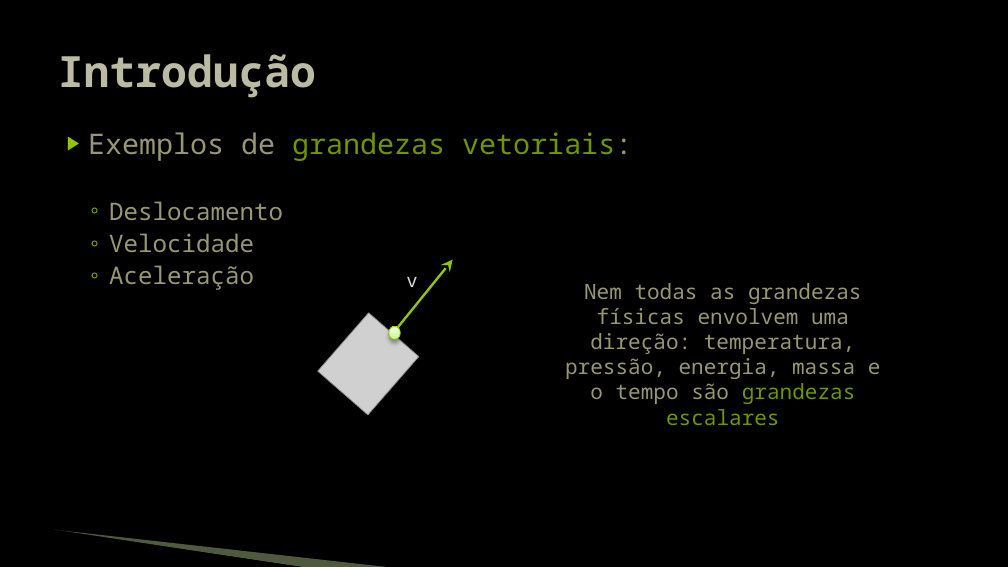
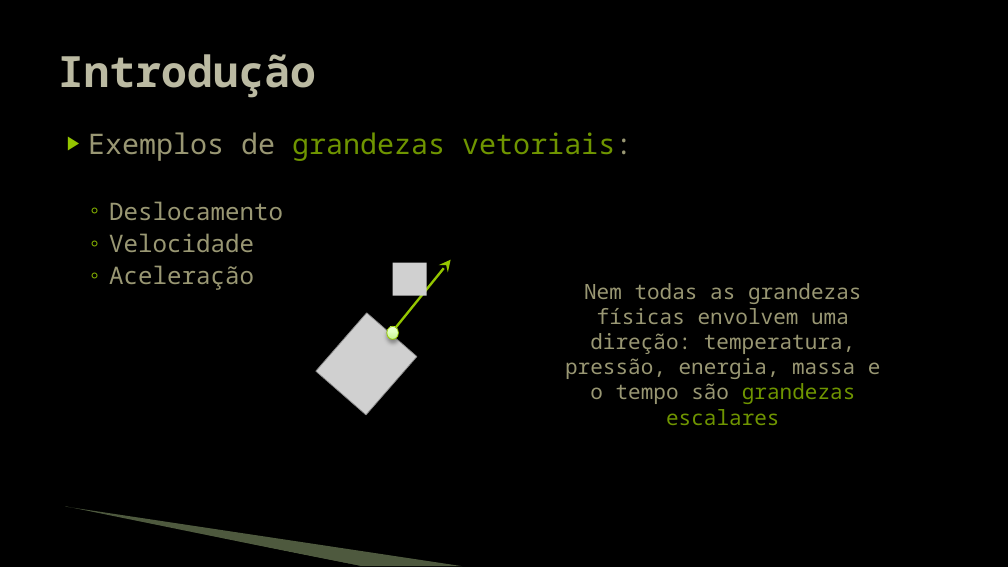
Before and after one commit to JudsonSS/Jogos, a slide deck: slide 3 of Slides/22. Física Vetorial.pptx. Drawn at 1008x567 pixels with LibreOffice and Linux fonts; fonts in the diff are those of the drawing; grey boxes stand for pictures; background and template pictures are left out. Boxes give left, top, right and bottom in pixels: in the first picture for what was removed or moved away, otherwise in the second. Text is boxed around its words. In the diff, an @@ line names an element or a change of style, - is before the commit and + after.

```diff
--- a/Slides/22. Física Vetorial.pptx
+++ b/Slides/22. Física Vetorial.pptx
@@ picture added at [392,262,426,296] @@
@@ text removed at [406,277,417,287] @@
-v
@@ freeform shape: place and size @@
-freeform shape at [54,531,306,567]
+freeform shape at [64,508,360,566]
@@ freeform shape: place and size @@
-freeform shape at [55,530,393,567]
+freeform shape at [66,507,463,566]
```
Also in this commit, not shown: 7 other slides changed.
